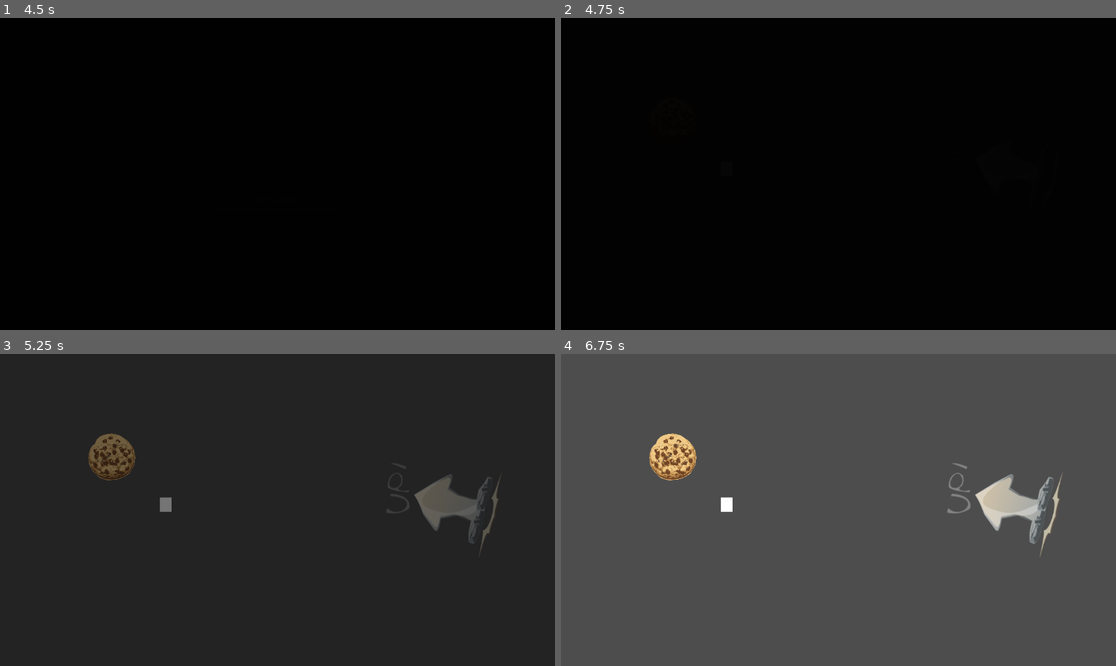
Above: before the commit, frames 1-4 (two rows, left to right).
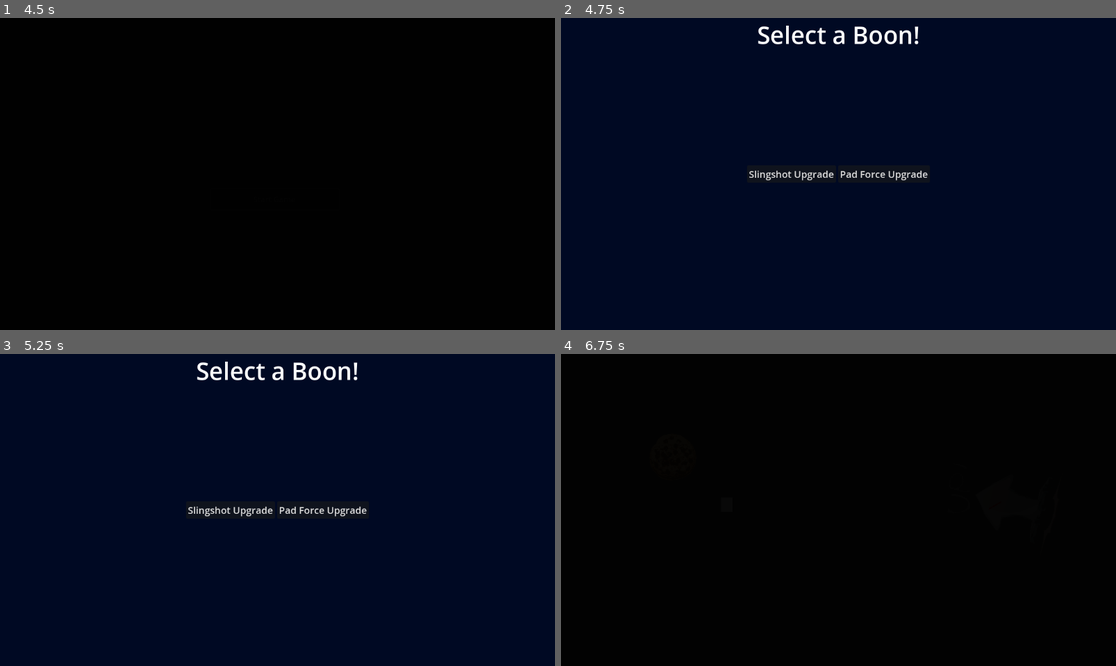
Above: after the commit, the same moments.

Repository: UpForDebate/BrackeysJam-2025
Game: Godot game, scene res://scenes/game_controller.tscn
Same seed, same stepped clock (60 frames per second), same inputs: the game is played once before the commit and once after it.
Inputs (mouse positions are in pixels of both pictures, inside the frame that each line leads up to):
- Up to frame 1 (4.5 s): tap Enter at 0.5 s; move the mouse to (399, 158) at 0.52 s; hold D 0.53-1.25 s; tap E at 0.6 s; click (399, 158) at 0.67 s; tap Space at 0.77 s; drag from (166, 189) to (249, 236) at 1.27 s; click "Play" at 2 s; click "Play" at 2.75 s; click "Start Game" at 3.5 s; click "Start Game" at 4.25 s
- Up to frame 2 (4.75 s): no input
- Up to frame 3 (5.25 s): move the mouse to (333, 441) at 5.02 s; hold D from 5.03 s (still down); tap E at 5.1 s
- Up to frame 4 (6.75 s): release D at 5.75 s; drag from (810, 572) to (672, 456) at 5.77 s; click (794, 510) at 6.5 s, where only the run after the commit has a clickable "Slingshot Upgrade"

Frame 1 is identical in both runs. In frame 2, 100% of the frame differs, in the area x 0-100%, y 0-100%; in frame 3, 99%; in frame 4, 100%.
Error before the commit: Parse Error: Identifier "stat_manager" not declared in the current scope. (res://scenes/game_scenes/slingshot.gd:34)

Commit message:
Fixed Some Conflicts

Diff:
--- a/project.godot
+++ b/project.godot
@@ -23,6 +23,7 @@
 SettingsDataContainer="*res://scripts/autoloads/settings_data_container.gd"
 SettingsSignalBus="*res://scripts/autoloads/settings_signal_bus.gd"
 GlobalSignalBus="*res://scripts/autoloads/global_signal_bus.gd"
+stat_manager="*res://scripts/systems/stats/stat_manager.gd"
 AudioManager="*res://scripts/autoloads/audio_manager.gd"
 
 [editor]
--- a/resources/prefabs/BoonMenu.tscn
+++ b/resources/prefabs/BoonMenu.tscn
@@ -12,13 +12,31 @@
 base_boon_duration = 2
 metadata/_custom_type_script = "uid://ccea030es1ir2"
 
+[sub_resource type="Resource" id="Resource_8mus1"]
+script = ExtResource("2_ciwun")
+boon_text = "Lives"
+boon_type = 0
+modifier_type = 2
+stat_modifier = 1
+base_boon_duration = -1
+metadata/_custom_type_script = "uid://ccea030es1ir2"
+
 [sub_resource type="Resource" id="Resource_qjpfi"]
 script = ExtResource("2_ciwun")
 boon_text = "Jump Pad Force"
 boon_type = 4
 modifier_type = 0
 stat_modifier = 1
-base_boon_duration = -1
+base_boon_duration = 2
+metadata/_custom_type_script = "uid://ccea030es1ir2"
+
+[sub_resource type="Resource" id="Resource_ciwun"]
+script = ExtResource("2_ciwun")
+boon_text = "Lives"
+boon_type = 0
+modifier_type = 0
+stat_modifier = 1
+base_boon_duration = 2
 metadata/_custom_type_script = "uid://ccea030es1ir2"
 
 [node name="CanvasLayer" type="CanvasLayer"]
@@ -52,7 +70,7 @@
 layout_mode = 2
 theme_override_font_sizes/font_size = 20
 text = "Slingshot Upgrade"
-available_boons = Array[ExtResource("2_ciwun")]([SubResource("Resource_1cmoo")])
+available_boons = Array[ExtResource("2_ciwun")]([SubResource("Resource_1cmoo"), SubResource("Resource_8mus1")])
 canvas = NodePath("../..")
 
 [node name="PadForceUpgradeBtn" parent="GridContainer" node_paths=PackedStringArray("canvas") instance=ExtResource("1_8mus1")]
@@ -60,7 +78,7 @@
 layout_mode = 2
 theme_override_font_sizes/font_size = 20
 text = "Pad Force Upgrade"
-available_boons = Array[ExtResource("2_ciwun")]([SubResource("Resource_qjpfi")])
+available_boons = Array[ExtResource("2_ciwun")]([SubResource("Resource_qjpfi"), SubResource("Resource_ciwun")])
 canvas = NodePath("../..")
 
 [node name="Label" type="Label" parent="."]
--- a/scenes/game_scenes/first_level.tscn
+++ b/scenes/game_scenes/first_level.tscn
@@ -1,11 +1,12 @@
-[gd_scene load_steps=8 format=3 uid="uid://cuaymmwemlfws"]
+[gd_scene load_steps=9 format=3 uid="uid://cuaymmwemlfws"]
 
 [ext_resource type="Texture2D" uid="uid://bh5uc6qbtka6x" path="res://resources/sprites/slingshot/placeholder.png" id="1_ua0nc"]
 [ext_resource type="Script" uid="uid://cq3jy682c4so8" path="res://scenes/game_scenes/slingshot.gd" id="2_qep1h"]
-[ext_resource type="PackedScene" uid="uid://0hu10u23s3nm" path="res://resources/prefabs/candyman.tscn" id="3_m6v08"]
+[ext_resource type="PackedScene" path="res://resources/prefabs/candyman.tscn" id="3_m6v08"]
 [ext_resource type="Texture2D" uid="uid://nv1cayn2nkfd" path="res://resources/sprites/character/balls.png" id="4_yiytm"]
 [ext_resource type="PackedScene" uid="uid://ddgsdjkeksl82" path="res://resources/sprites/obstacles/pad.tscn" id="6_m8mph"]
-[ext_resource type="Script" uid="uid://c7wofhjmped4s" path="res://scripts/autoloads/audio_manager.gd" id="7_ff2ft"]
+[ext_resource type="PackedScene" uid="uid://df1bj1q7kgto1" path="res://resources/prefabs/BoonMenu.tscn" id="7_37fev"]
+[ext_resource type="Script" path="res://scripts/autoloads/audio_manager.gd" id="7_ff2ft"]
 [ext_resource type="PackedScene" uid="uid://baj344bonl1kf" path="res://resources/sprites/obstacles/cookie.tscn" id="8_m6v08"]
 
 [node name="FirstLevel" type="Node2D"]
@@ -44,3 +45,5 @@
 
 [node name="AudioManager" type="Node" parent="."]
 script = ExtResource("7_ff2ft")
+
+[node name="CanvasLayer" parent="." instance=ExtResource("7_37fev")]
Not shown: 1 places in resources/prefabs/BoonMenu.tscn that only renumber resources
